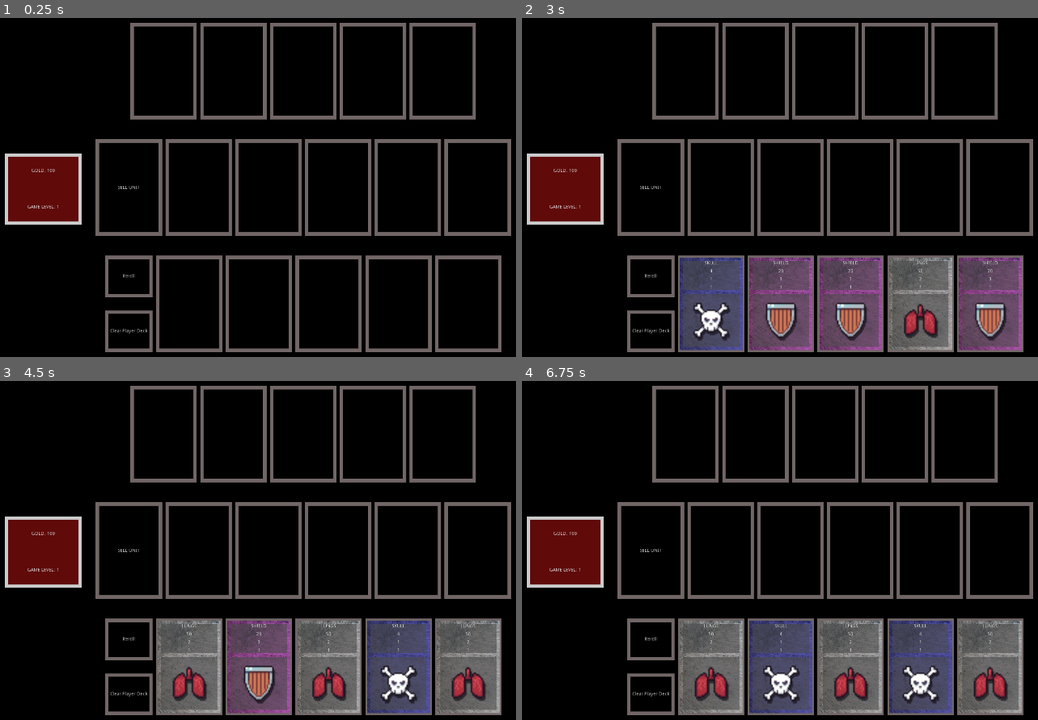
Above: before the commit, frames 1-4 (two rows, left to right).
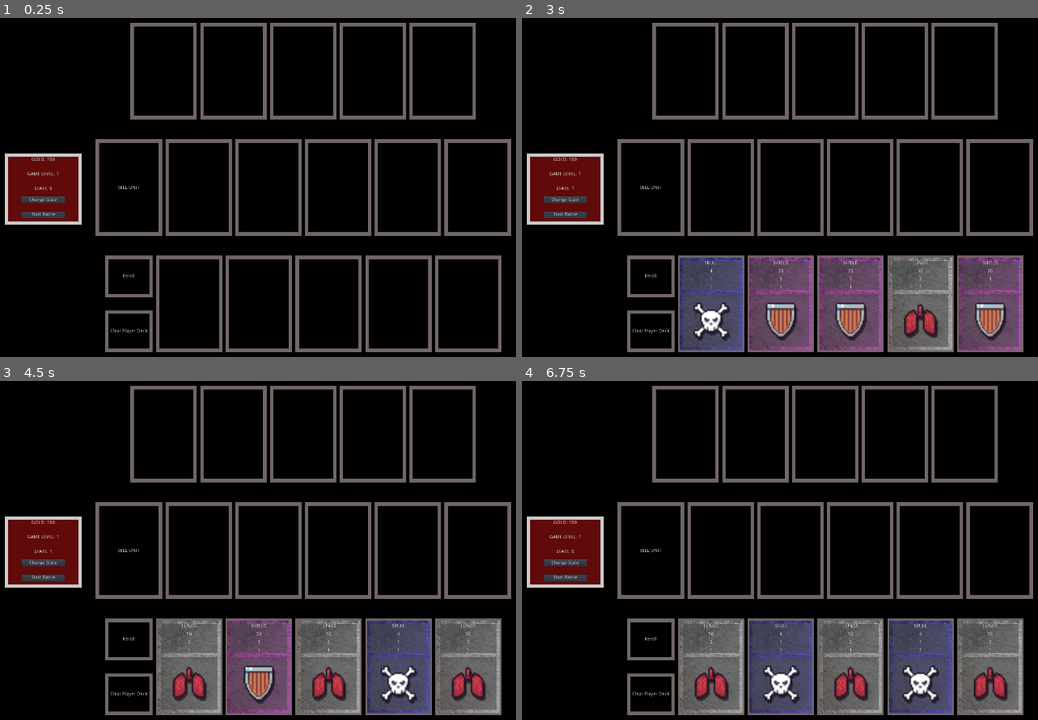
Above: after the commit, the same moments.

Repository: RM35/steel-chalk-asset
Game: Godot game, scene res://main.tscn
Two runs of this game, one before a commit and one after it. Both use one fixed random seed, a clock stepped at 60 frames per second and the inputs below.
Inputs (mouse positions are in pixels of both pictures, inside the frame that each line leads up to):
- Up to frame 1 (0.25 s): no input
- Up to frame 2 (3 s): click (563, 201) at 0.5 s, where only the run after the commit has a clickable "Change State"; click (563, 214) at 1.25 s, where only the run after the commit has a clickable "Start Battle"; click (563, 214) at 2 s, where only the run after the commit has a clickable "Start Battle"; click "Reroll" at 2.75 s
- Up to frame 3 (4.5 s): click "Clear Player Deck" at 3.5 s; click "Reroll" at 4.25 s
- Up to frame 4 (6.75 s): click "Clear Player Deck" at 5 s; click (563, 564) at 5.75 s, where only the run after the commit has a clickable "Change State"; click "Reroll" at 6.5 s

The runs differ from the first frame. In frame 1, 0.5% of the frame differs, in the area x 4-13%, y 41-60%; in frame 2, 0.5%; in frame 3, 0.5%; in frame 4, 0.5%.

Commit message:
add game state and block drag/drop on battle state

Diff:
--- a/card_slot/card_slot.gd
+++ b/card_slot/card_slot.gd
@@ -33,5 +33,8 @@
 		variant.slot_type = slot_type
 
 func can_drop_data(vec2, variant):
+	#if game_state not idle then block dragging
+	if world.game_state:
+		return false
 	#If we are dropping to a player slot allow the drop
 	return !slot_type
--- a/sell_box/sell_box.gd
+++ b/sell_box/sell_box.gd
@@ -22,5 +22,8 @@
 	variant.queue_free()
 
 func can_drop_data(vec2, variant):
+	#if game_state not idle then block dragging
+	if world.game_state:
+		return false
 	#Allow selling only from player deck
 	return variant.slot_type == 0 && (variant.cost <= world.player_gold)
--- a/unit/unit.gd
+++ b/unit/unit.gd
@@ -11,6 +11,11 @@
 var sprite_region_rect: Rect2
 enum SLOT_TYPE{PLAYER, SHOP, ENEMY, NONE}
 export(SLOT_TYPE) var slot_type = SLOT_TYPE.NONE
+
+#/root/main/world should always exist but a better
+#way of connecting to the global player gold might
+#be better
+onready var world = get_node("/root/Main/World")
 
 func _ready():
 	unit_name = unit_type.unit_name
@@ -40,6 +45,9 @@
 
 # Dragging fucntions
 func get_drag_data(drag_offset):
+	#if game_state not idle then dont no need for drag preview
+	if world.game_state:
+		return false
 	$DragSFX.play()
 	var card_preview = self.duplicate(0b0001) # instace flag only
 	card_preview.set_process(false)
@@ -66,6 +74,9 @@
 		draggers_slot.add_child(self)
 
 func can_drop_data(vec2, variant):
+	#if game_state not idle then block dragging
+	if world.game_state:
+		return false
 	#Assuming we will only ever get cards as variants.
 	return (variant.slot_type == SLOT_TYPE.SHOP || \
 	variant.slot_type == SLOT_TYPE.PLAYER) && \
--- a/world/world.gd
+++ b/world/world.gd
@@ -1,7 +1,10 @@
 extends Control
 
+#'Global' vars. Maybe move to an autoloaded singleton
 var player_gold = 100
 var game_level = 1
+enum GAME_STATE{IDLE, BATTLE}
+var game_state = GAME_STATE.IDLE
 
 #Cards
 onready var unit_scene = preload("res://unit/unit.tscn")
@@ -39,7 +42,10 @@
 func _process(delta):
 	$Debug/Panel/VB/Level.text = "GAME LEVEL: " + str(game_level)
 	$Debug/Panel/VB/Gold.text = "GOLD: " + str(player_gold)
+	$Debug/Panel/VB/State.text = "STATE: " + str(game_state)
 
+
+#Debug
 func _on_Reroll_pressed():
 	$RerollSFX.play()
 	for node in shop_slots:
@@ -57,3 +63,10 @@
 	for node in player_slots:
 		if node.get_node("Control").get_child_count() != 0:
 			node.get_node("Control").get_child(0).queue_free()
+
+func _on_Button_pressed():
+	game_state += 1
+	game_state = game_state % 2
+
+func _on_Battle_pressed():
+	pass # Replace with function body.
--- a/world/world.tscn
+++ b/world/world.tscn
@@ -188,9 +188,9 @@
 anchor_bottom = 1.0
 
 [node name="Gold" type="Label" parent="Debug/Panel/VB"]
-margin_top = 45.0
-margin_right = 229.0
-margin_bottom = 59.0
+margin_top = 12.0
+margin_right = 229.0
+margin_bottom = 26.0
 size_flags_horizontal = 3
 size_flags_vertical = 6
 text = "GOLD:"
@@ -198,14 +198,56 @@
 valign = 1
 
 [node name="Level" type="Label" parent="Debug/Panel/VB"]
-margin_top = 153.0
-margin_right = 229.0
-margin_bottom = 167.0
+margin_top = 55.0
+margin_right = 229.0
+margin_bottom = 69.0
 size_flags_horizontal = 3
 size_flags_vertical = 6
 text = "LEVEL:"
 align = 1
 valign = 1
 
+[node name="State" type="Label" parent="Debug/Panel/VB"]
+margin_top = 98.0
+margin_right = 229.0
+margin_bottom = 112.0
+size_flags_horizontal = 3
+size_flags_vertical = 6
+text = "STATE:"
+align = 1
+valign = 1
+
+[node name="MarginContainer" type="MarginContainer" parent="Debug/Panel/VB"]
+margin_top = 129.0
+margin_right = 229.0
+margin_bottom = 169.0
+custom_constants/margin_right = 50
+custom_constants/margin_top = 0
+custom_constants/margin_left = 50
+custom_constants/margin_bottom = 20
+
+[node name="Button" type="Button" parent="Debug/Panel/VB/MarginContainer"]
+margin_left = 50.0
+margin_right = 179.0
+margin_bottom = 20.0
+text = "Change State"
+
+[node name="MarginContainer2" type="MarginContainer" parent="Debug/Panel/VB"]
+margin_top = 173.0
+margin_right = 229.0
+margin_bottom = 213.0
+custom_constants/margin_right = 50
+custom_constants/margin_top = 0
+custom_constants/margin_left = 50
+custom_constants/margin_bottom = 20
+
+[node name="Battle" type="Button" parent="Debug/Panel/VB/MarginContainer2"]
+margin_left = 50.0
+margin_right = 179.0
+margin_bottom = 20.0
+text = "Start Battle"
+
 [connection signal="pressed" from="VB/ShopCards/VB/Reroll" to="." method="_on_Reroll_pressed"]
 [connection signal="pressed" from="VB/ShopCards/VB/ClearTeam" to="." method="_on_ClearTeam_pressed"]
+[connection signal="pressed" from="Debug/Panel/VB/MarginContainer/Button" to="." method="_on_Button_pressed"]
+[connection signal="pressed" from="Debug/Panel/VB/MarginContainer2/Battle" to="." method="_on_Battle_pressed"]
